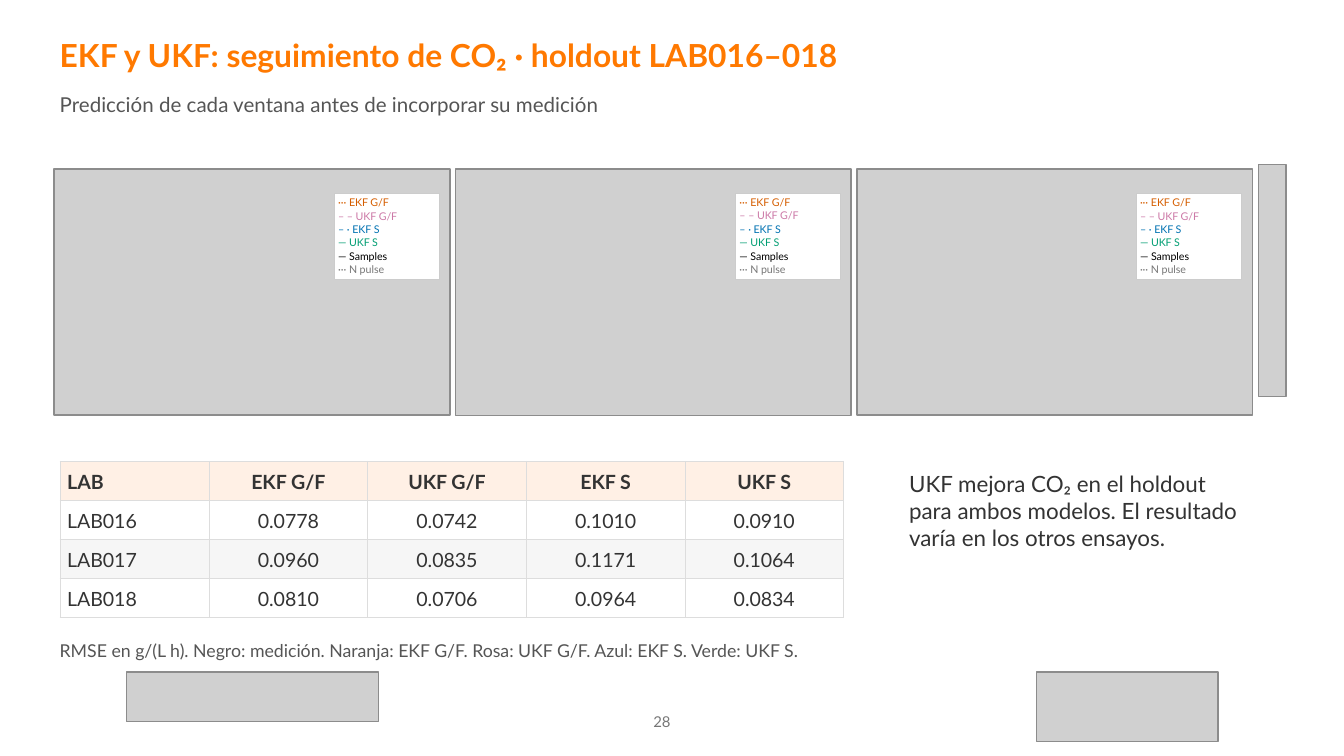
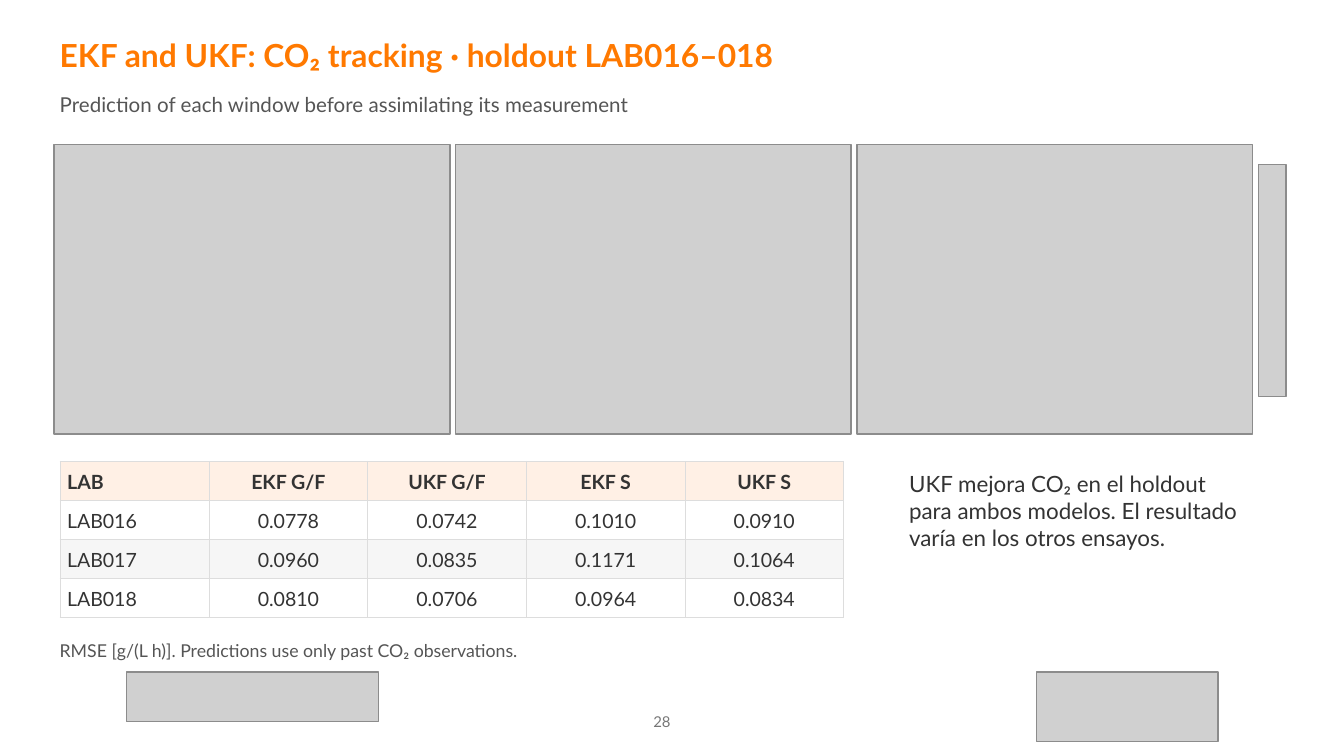
Before and after one commit to crodv/wine-fermentation, a slide deck: slide 28 of docs/presentaciones/modelos-zenteno-fermentacion.pptx. Drawn at 1344x756 pixels with LibreOffice and Linux fonts; fonts in the diff are those of the drawing; grey boxes stand for pictures. Boxes give left, top, right and bottom in pixels: in the first picture for what was removed or moved away, otherwise in the second. Text is boxed around its words. In the diff, an @@ line names an element or a change of style, - is before the commit and + after.

```diff
--- a/docs/presentaciones/modelos-zenteno-fermentacion.pptx
+++ b/docs/presentaciones/modelos-zenteno-fermentacion.pptx
@@ text at [60, 43, 774, 73]: text changed @@
-EKF y UKF: seguimiento de CO₂ · holdout LAB016–018
+EKF and UKF: CO₂ tracking · holdout LAB016–018
@@ text at [60, 97, 628, 116]: text changed @@
-Predicción de cada ventana antes de incorporar su medición
+Prediction of each window before assimilating its measurement
@@ picture: place and size @@
-picture at [54, 169, 449, 415]
+picture at [54, 145, 449, 435]
@@ picture: place and size @@
-picture at [456, 169, 851, 415]
+picture at [456, 145, 851, 435]
@@ picture: place and size @@
-picture at [857, 169, 1253, 415]
+picture at [857, 145, 1253, 435]
@@ rectangle removed at [335, 194, 439, 280] @@
-··· EKF G/F
-– – UKF G/F
-– · EKF S
-— UKF S
-— Samples
-··· N pulse
@@ rectangle removed at [735, 194, 840, 280] @@
-··· EKF G/F
-– – UKF G/F
-– · EKF S
-— UKF S
-— Samples
-··· N pulse
@@ rectangle removed at [1136, 194, 1241, 280] @@
-··· EKF G/F
-– – UKF G/F
-– · EKF S
-— UKF S
-— Samples
-··· N pulse
@@ text at [60, 643, 518, 660]: text changed @@
-RMSE en g/(L h). Negro: medición. Naranja: EKF G/F. Rosa: UKF G/F. Azul: EKF S. Verde: UKF S.
+RMSE [g/(L h)]. Predictions use only past CO₂ observations.
```
Also in this commit, not shown: 6 other slides changed, 9 other files.
